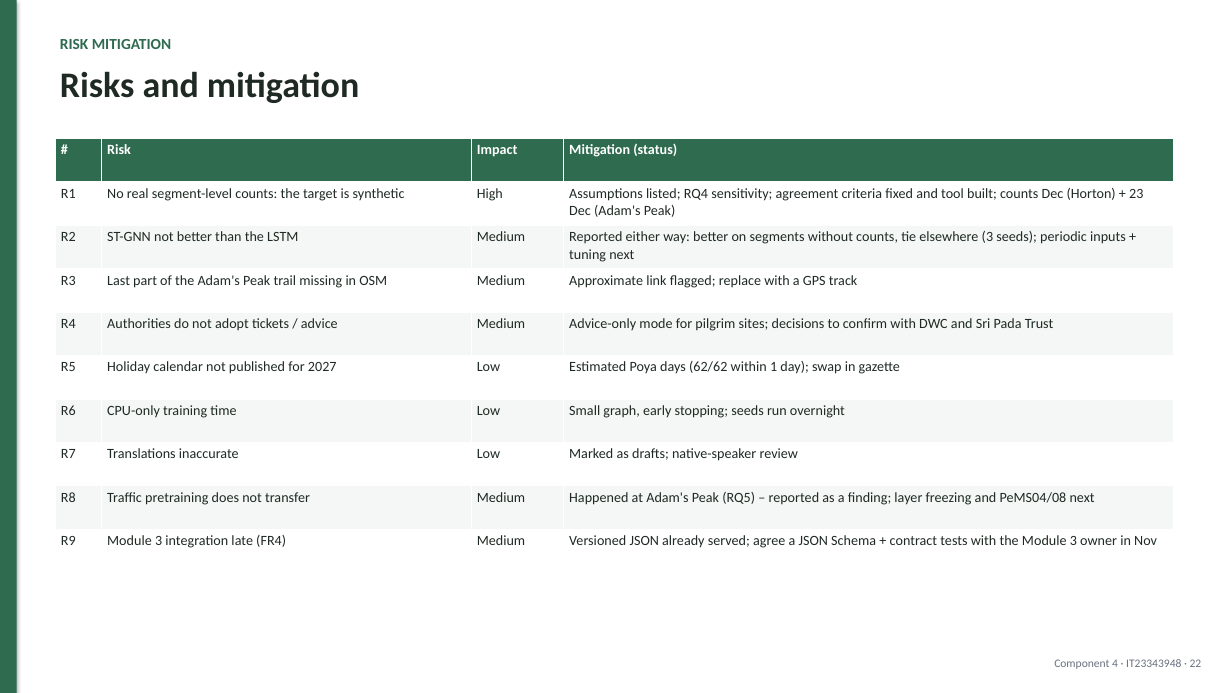
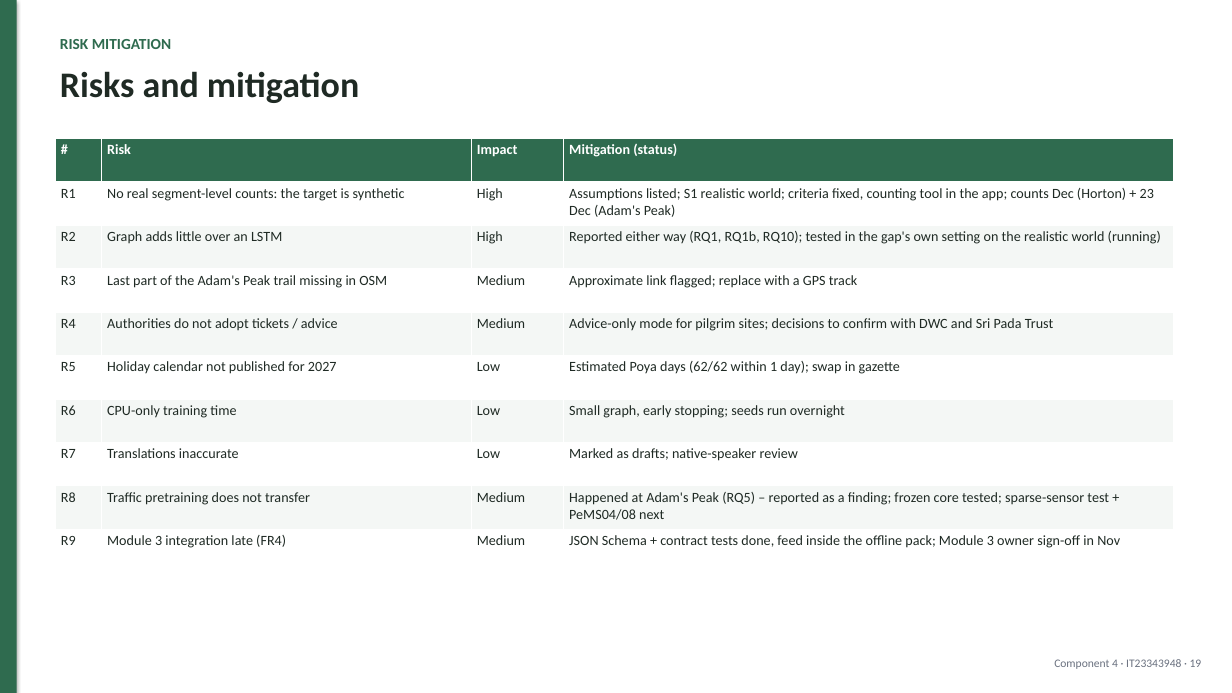
Before and after one commit to mirshadahamed/Decentralized-Hiking-AI, a slide deck: slide 19 of research/component_4/docs/slides/PP1_Component4.pptx (slide 22 before the commit). Drawn at 1232x693 pixels with LibreOffice and Linux fonts; fonts in the diff are those of the drawing. Boxes give left, top, right and bottom in pixels: in the first picture for what was removed or moved away, otherwise in the second. Text is boxed around its words. In the diff, an @@ line names an element or a change of style, - is before the commit and + after.

```diff
--- a/research/component_4/docs/slides/PP1_Component4.pptx
+++ b/research/component_4/docs/slides/PP1_Component4.pptx
@@ table at <box>55,139,1174,573</box> @@
-row 2, column 4: Assumptions listed; RQ4 sensitivity; agreement criteria fixed and tool built; counts Dec (Horton) + 23 Dec (Adam's Peak)
+row 2, column 4: Assumptions listed; S1 realistic world; criteria fixed, counting tool in the app; counts Dec (Horton) + 23 Dec (Adam's Peak)
-row 3: R2 | ST-GNN not better than the LSTM | Medium | Reported either way: better on segments without counts, tie elsewhere (3 seeds); periodic inputs + tuning next
+row 3: R2 | Graph adds little over an LSTM | High | Reported either way (RQ1, RQ1b, RQ10); tested in the gap's own setting on the realistic world (running)
-row 9, column 4: Happened at Adam's Peak (RQ5) – reported as a finding; layer freezing and PeMS04/08 next
+row 9, column 4: Happened at Adam's Peak (RQ5) – reported as a finding; frozen core tested; sparse-sensor test + PeMS04/08 next
-row 10, column 4: Versioned JSON already served; agree a JSON Schema + contract tests with the Module 3 owner in Nov
+row 10, column 4: JSON Schema + contract tests done, feed inside the offline pack; Module 3 owner sign-off in Nov
@@ text at <box>1054,659,1202,669</box>: text changed @@
-Component 4 · IT23343948 · 22
+Component 4 · IT23343948 · 19
```
Also in this commit, not shown: 23 other slides changed, 4 slides added, 27 other files.
